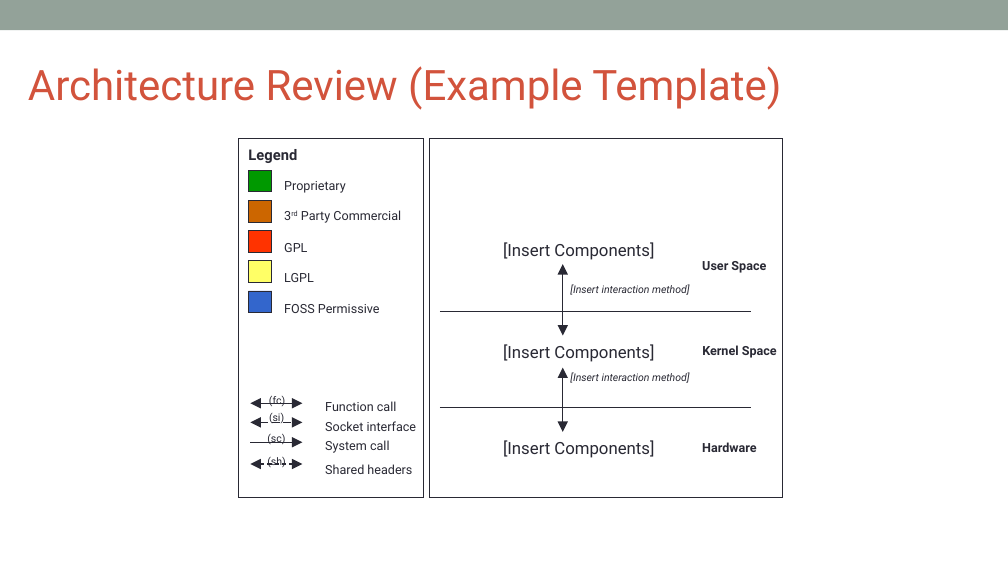
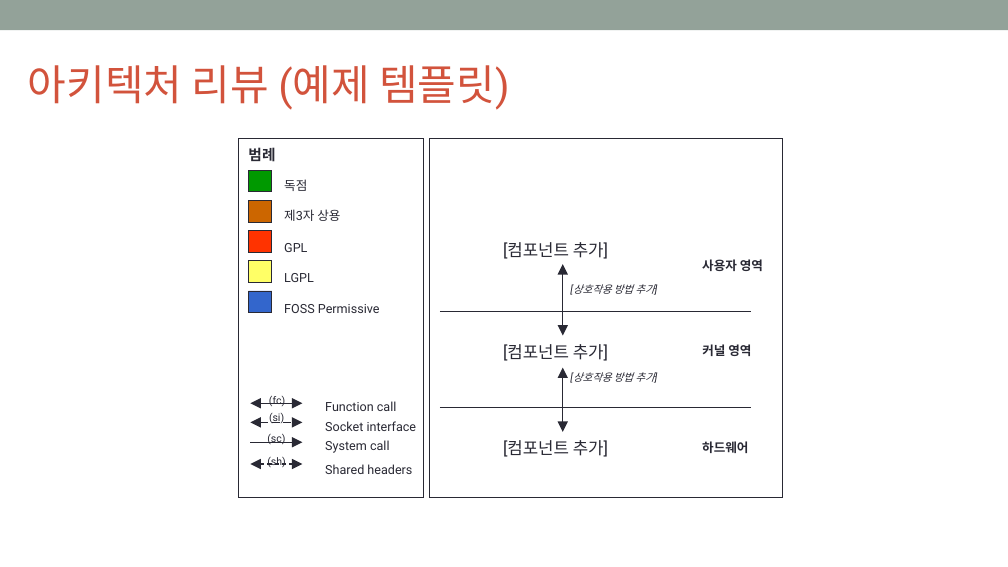
Before and after one commit to OpenChain-KWG/Curriculum-Translation-KR, a slide deck: slide 59 of target/slides/openchain-curriculum-for-1-1.pptx. Drawn at 1008x567 pixels with LibreOffice and Linux fonts; fonts in the diff are those of the drawing; background and template pictures are left out. Boxes give left, top, right and bottom in pixels: in the first picture for what was removed or moved away, otherwise in the second. Text is boxed around its words. In the diff, an @@ line names an element or a change of style, - is before the commit and + after.

```diff
--- a/target/slides/openchain-curriculum-for-1-1.pptx
+++ b/target/slides/openchain-curriculum-for-1-1.pptx
@@ text at (x1=28, y1=65, x2=509, y2=110): text changed @@
-Architecture Review (Example Template)
+아키텍처 리뷰 (예제 템플릿)
@@ text at (x1=248, y1=147, x2=275, y2=161): text changed @@
-Legend
+범례
@@ text at (x1=284, y1=179, x2=307, y2=191): text changed @@
-Proprietary
+독점
@@ text at (x1=284, y1=209, x2=340, y2=221): text changed @@
-3rd Party Commercial
+제3자 상용
@@ text at (x1=503, y1=242, x2=608, y2=259): text changed @@
-[Insert Components]
+[컴포넌트 추가]
@@ text at (x1=702, y1=259, x2=763, y2=271): text changed @@
-User Space
+사용자 영역
@@ text at (x1=573, y1=284, x2=654, y2=294): text changed @@
-[Insert interaction method]
+[상호작용 방법 추가]
@@ text at (x1=503, y1=344, x2=608, y2=361): text changed @@
-[Insert Components]
+[컴포넌트 추가]
@@ text at (x1=702, y1=344, x2=751, y2=356): text changed @@
-Kernel Space
+커널 영역
@@ text at (x1=573, y1=372, x2=654, y2=382): text changed @@
-[Insert interaction method]
+[상호작용 방법 추가]
@@ text at (x1=503, y1=440, x2=608, y2=457): text changed @@
-[Insert Components]
+[컴포넌트 추가]
@@ text at (x1=702, y1=441, x2=748, y2=453): text changed @@
-Hardware
+하드웨어
```
Also in this commit, not shown: 4 other slides changed, 7 other files.
